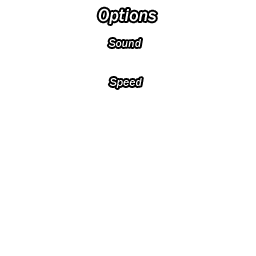
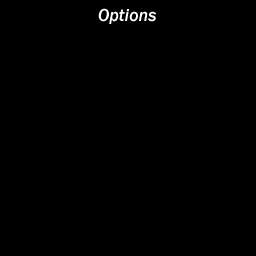
Two versions of the same layered image (256px x 256px). Layer-by-layer changes:
removed layer "Speed" over [109, 78, 142, 88]
removed layer "Sound" over [108, 39, 141, 47]
showed "Calque 2" over [0, 0, 256, 256]
